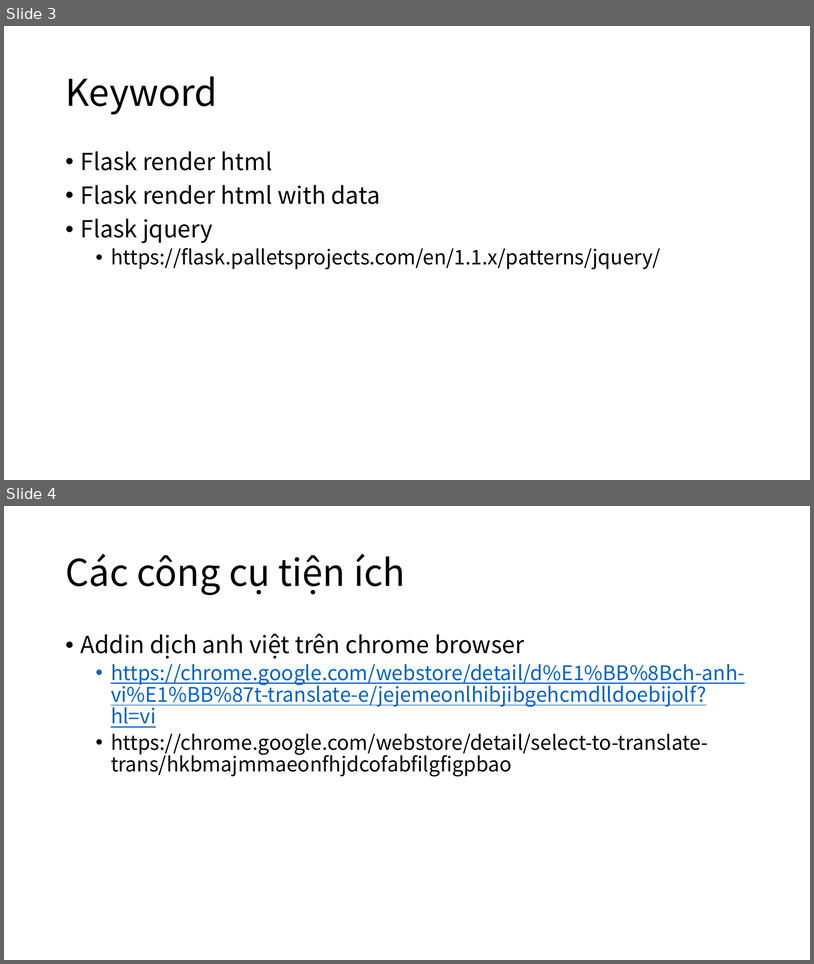
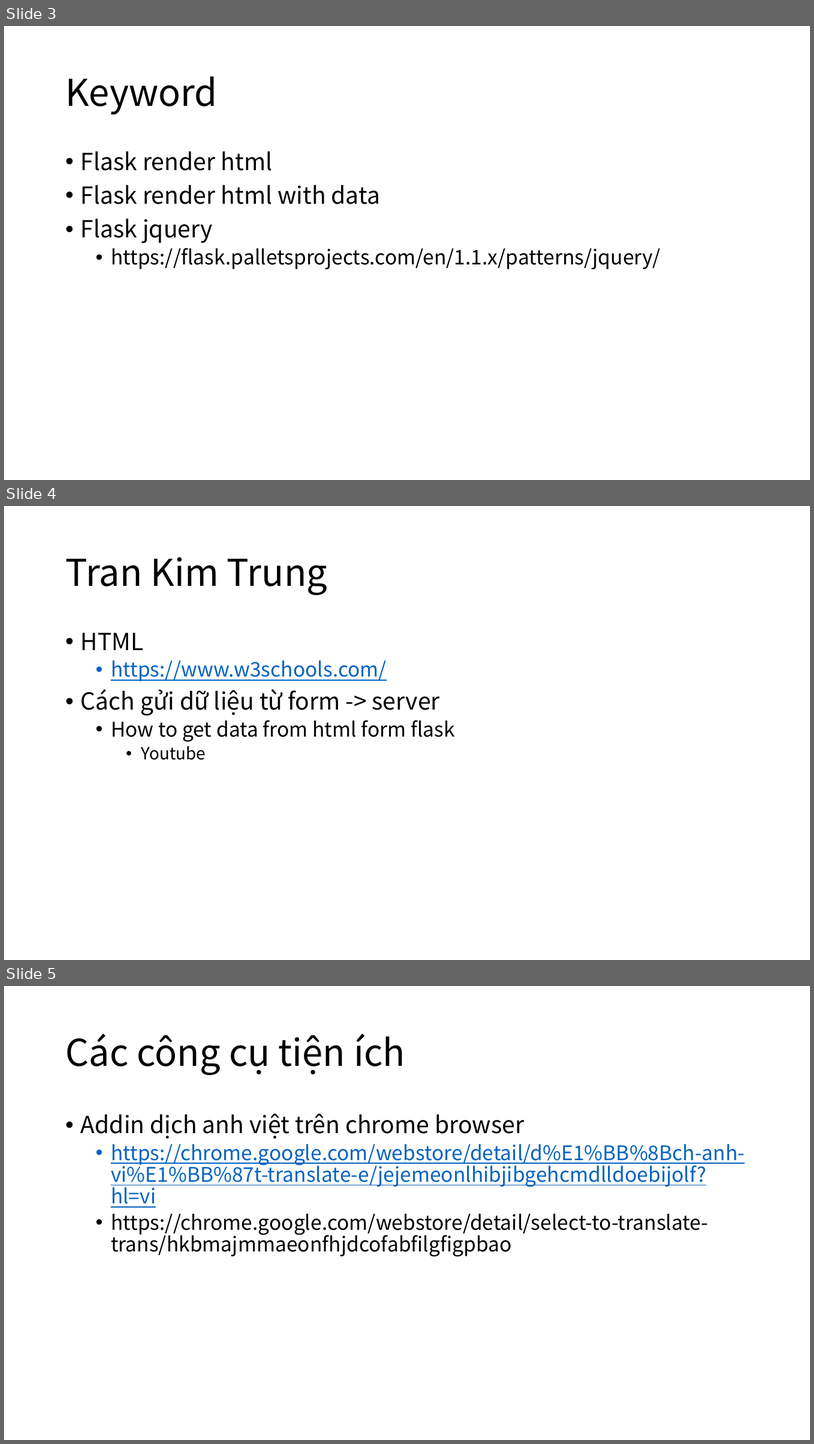
Before and after one commit to makotovnjp/Talent5PythonFlask, a slide deck: doc/Dùng Flask để xây dựng webTuan2.pptx. Shown one above the other, each under a label of ours: slides 3 and 4 before the commit, slides 3, 4 and 5 after it. The pictures are 814x964 and 814x1444 pixels, drawn with LibreOffice and Linux fonts; fonts in the diff are those of the drawing. Boxes give left, top, right and bottom in pixels: in the first picture for what was removed or moved away, otherwise in the second. Text is boxed around its words. In the diff, an @@ line names an element or a change of style, - is before the commit and + after.

Commit message:
review Tran Kim Trung week1

```diff
--- a/doc/Dùng Flask để xây dựng webTuan2.pptx
+++ b/doc/Dùng Flask để xây dựng webTuan2.pptx
@@ slide 4 added at (4, 506, 810, 960), background #FFFFFF @@
@@ title added at (65, 557, 327, 595), 44 pt, text #000000 @@
+Tran Kim Trung
@@ text added at (81, 633, 455, 760), 24 pt, text #000000 @@
+• HTML
+  • https://www.w3schools.com/
+• Cách gửi dữ liệu từ form -> server
+  • How to get data from html form flask
+    • Youtube
@@ what was slide 4 is now slide 5 @@
```
Also in this commit, not shown: 2 other files.
